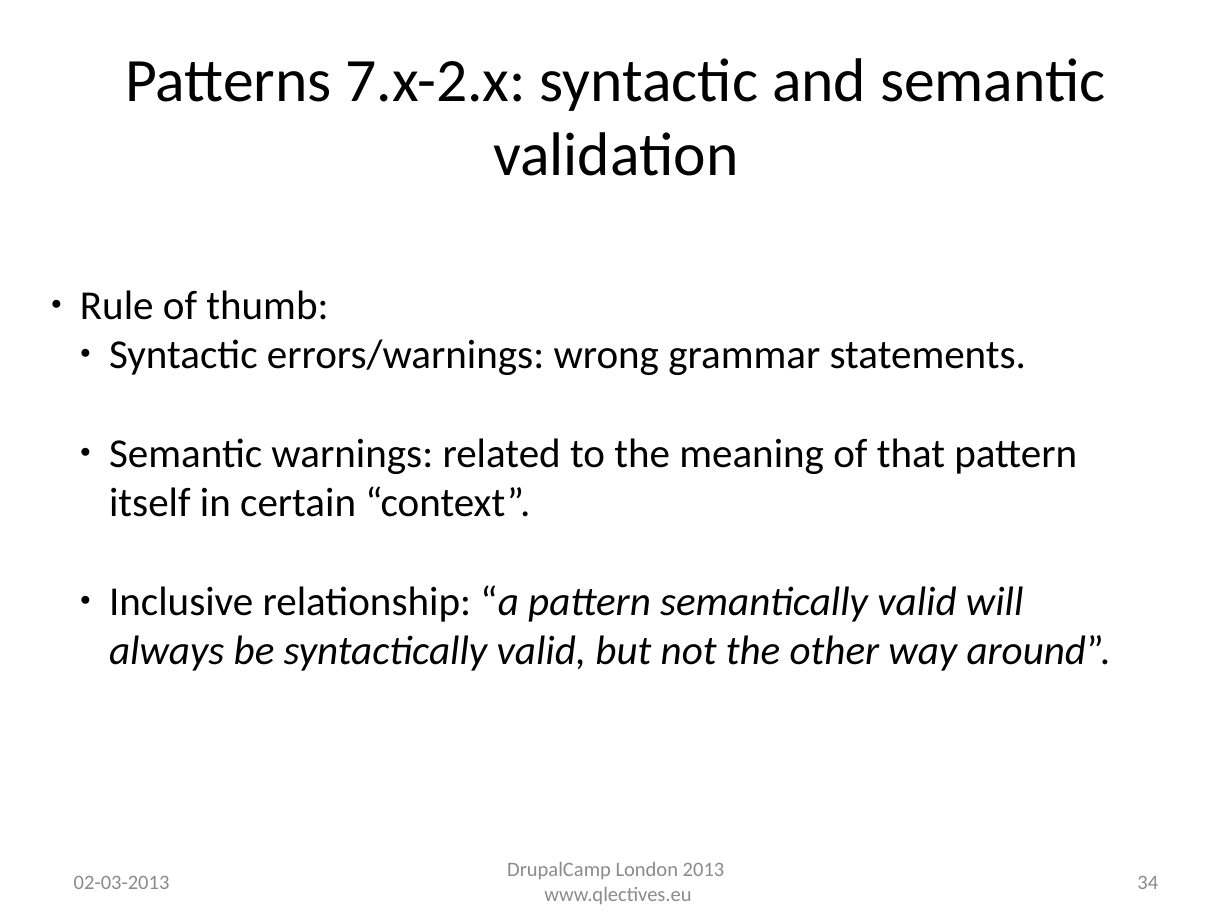
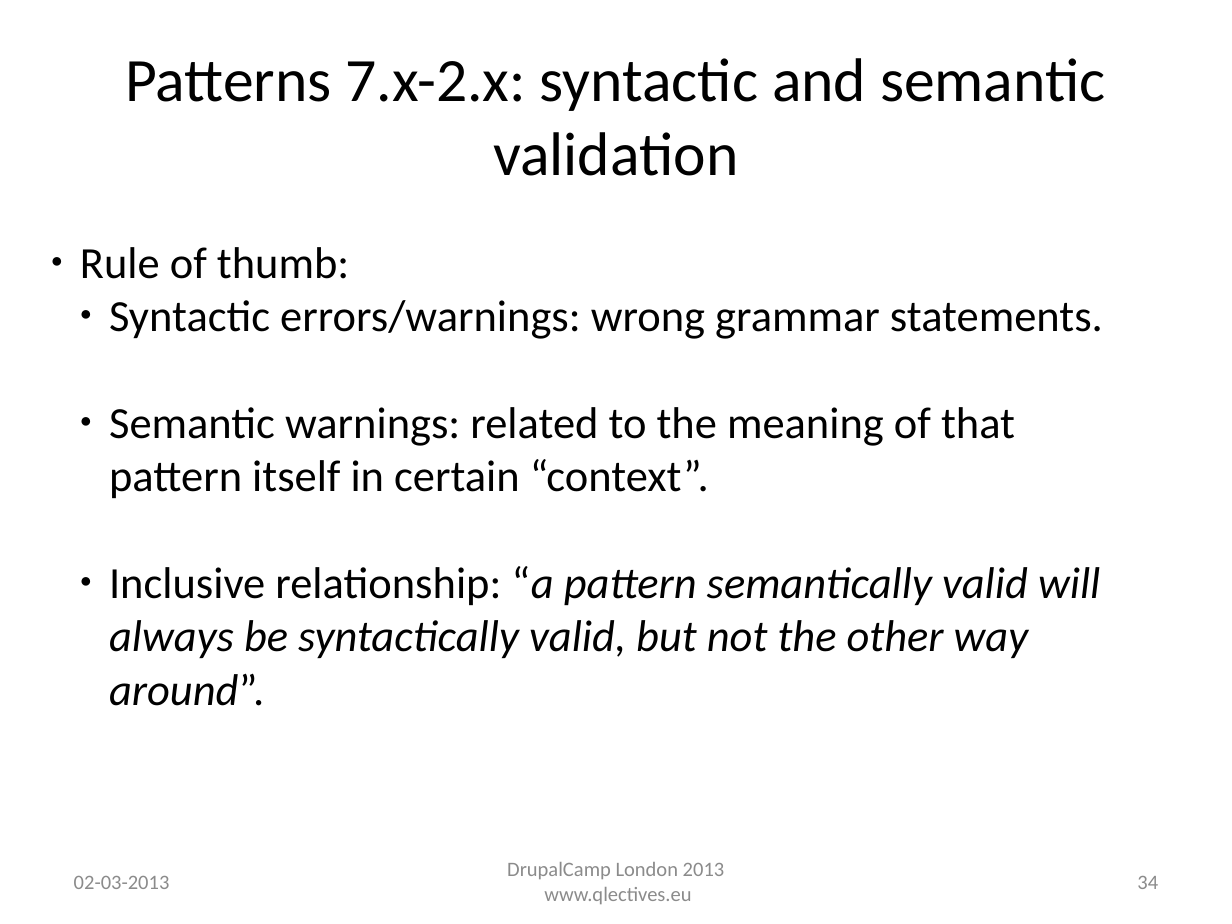
Before and after one commit to QScience/dc-slides, a slide deck: slide 34 of dclondon2013/patterns_dclondon2013.odp. Drawn at 1232x924 pixels with LibreOffice and Linux fonts; fonts in the diff are those of the drawing; background and template pictures are left out. Boxes give left, top, right and bottom in pixels: in the first picture for what was removed or moved away, otherwise in the second. Text is boxed around its words. In the diff, an @@ line names an element or a change of style, - is before the commit and + after.

```diff
--- a/dclondon2013/patterns_dclondon2013.odp
+++ b/dclondon2013/patterns_dclondon2013.odp
@@ text "Rule of thumb:": place and size @@
-text "Rule of thumb:" at (80,290,1111,671)
+text "Rule of thumb:" at (80,247,1103,706)
@@ text "Rule of thumb:" at (80,247,1103,706): size 24 to 26 pt @@
```
Also in this commit, not shown: 15 other slides changed, 1 slide added, 3 other files.
